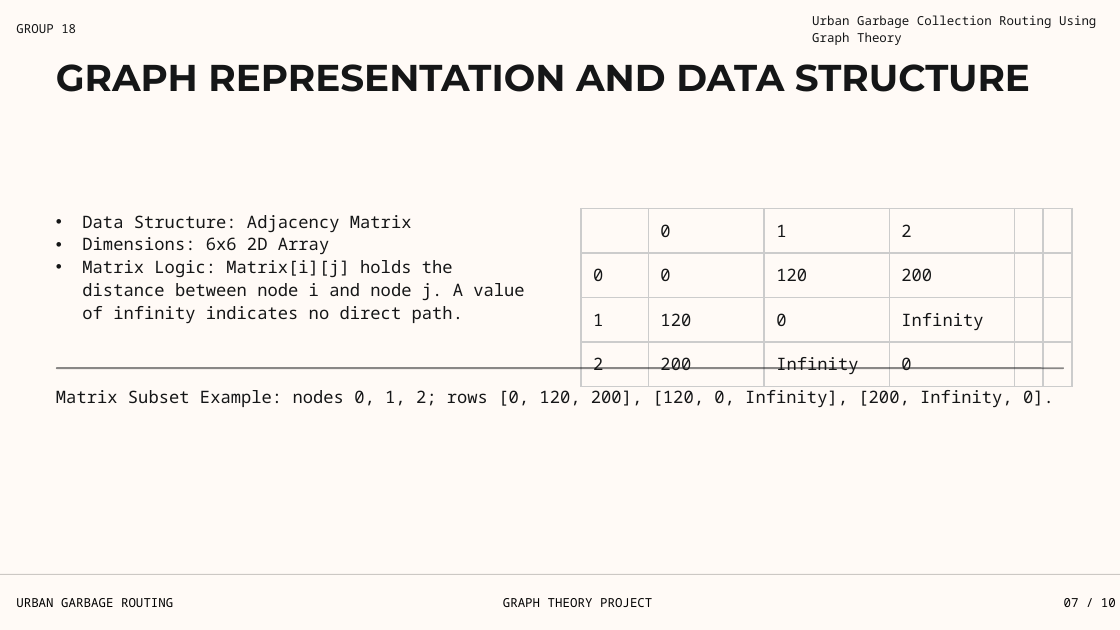
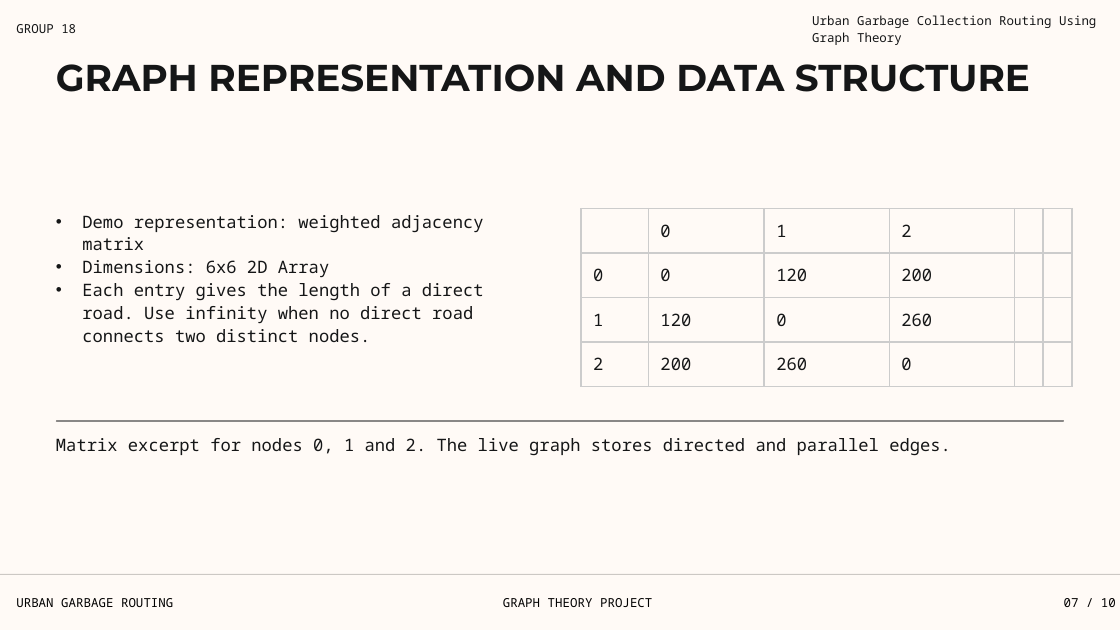
Before and after one commit to kapilupadh/Urban_Garbage_Collection_Routing, a slide deck: slide 7 of Data/Urban Garbage Collection GT.pptx. Drawn at 1120x630 pixels with LibreOffice and Linux fonts; fonts in the diff are those of the drawing; background and template pictures are left out. Boxes give left, top, right and bottom in pixels: in the first picture for what was removed or moved away, otherwise in the second. Text is boxed around its words. In the diff, an @@ line names an element or a change of style, - is before the commit and + after.

```diff
--- a/Data/Urban Garbage Collection GT.pptx
+++ b/Data/Urban Garbage Collection GT.pptx
@@ table at (581, 208, 1064, 576) @@
-row 3, column 4: Infinity
+row 3, column 4: 260
-row 4, column 3: Infinity
+row 4, column 3: 260
@@ text at (82, 215, 484, 250): text changed @@
-• Data Structure: Adjacency Matrix
+• Demo representation: weighted adjacency matrix
@@ text at (82, 283, 484, 342): text changed @@
-• Matrix Logic: Matrix[i][j] holds the distance between node i and node j. A value of infinity indicates no direct path.
+• Each entry gives the length of a direct road. Use infinity when no direct road connects two distinct nodes.
@@ rounded rectangle: place and size @@
-rounded rectangle at (56, 367, 1064, 370)
+rounded rectangle at (56, 420, 1064, 422)
@@ text at (56, 438, 951, 456): text changed @@
-Matrix Subset Example: nodes 0, 1, 2; rows [0, 120, 200], [120, 0, Infinity], [200, Infinity, 0].
+Matrix excerpt for nodes 0, 1 and 2. The live graph stores directed and parallel edges.
```
Also in this commit, not shown: 9 other slides changed, 28 other files.
